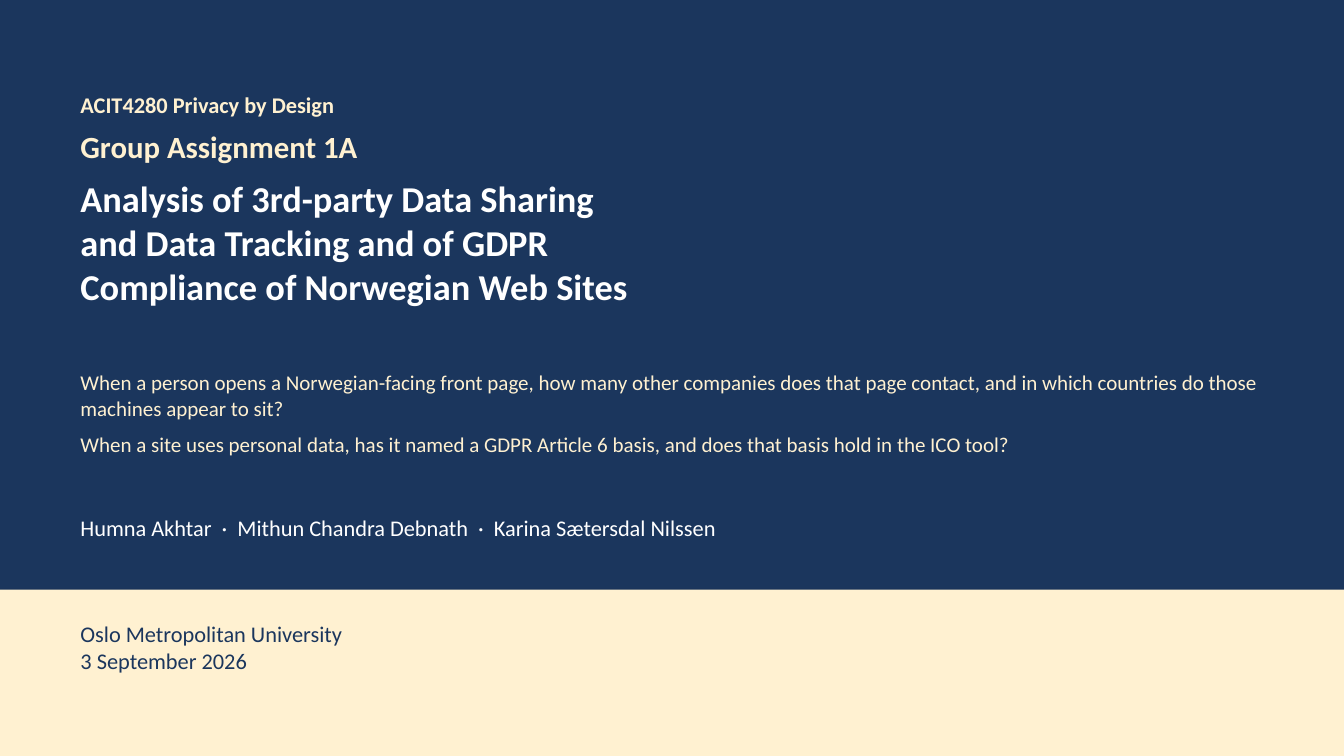
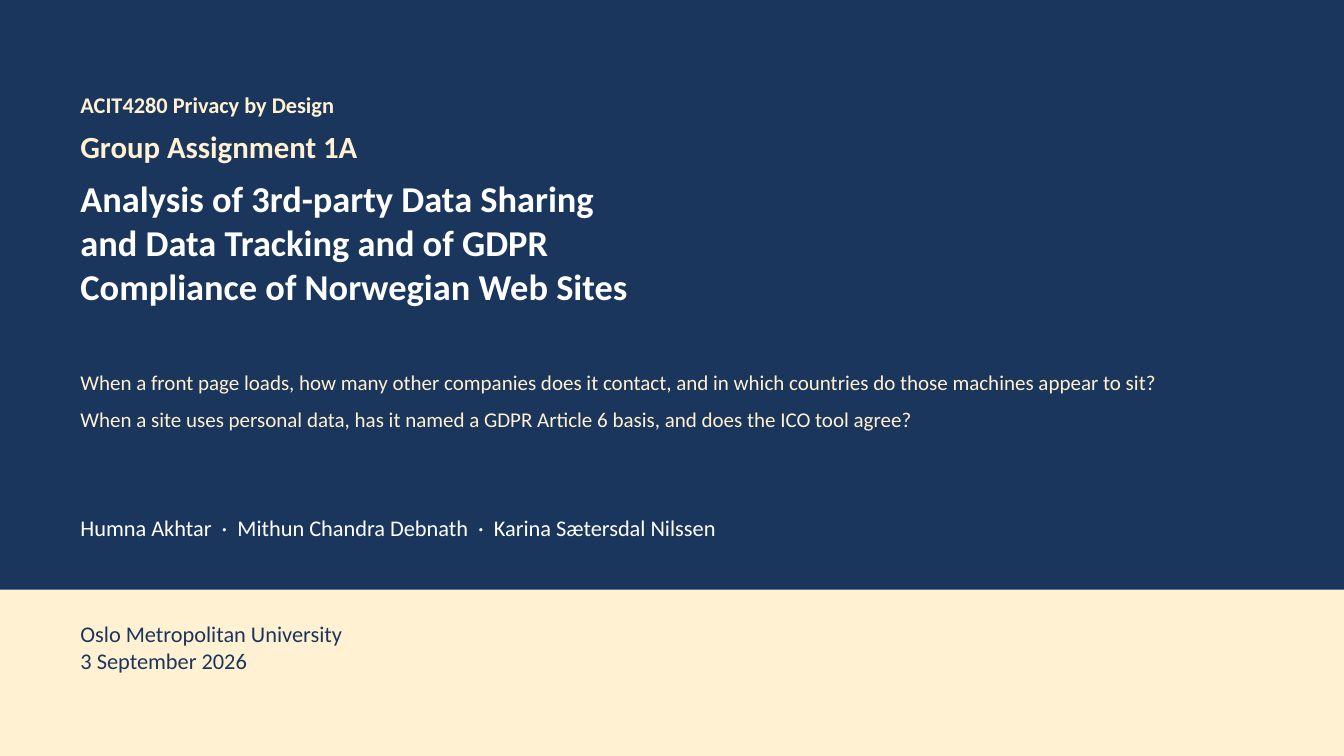
Before and after one commit to kasa031/Bacheloroppgave, a slide deck: slide 1 of ACIT4280_1A_presentation.pptx. Drawn at 1344x756 pixels with LibreOffice and Linux fonts; fonts in the diff are those of the drawing. Boxes give left, top, right and bottom in pixels: in the first picture for what was removed or moved away, otherwise in the second. Text is boxed around its words. In the diff, an @@ line names an element or a change of style, - is before the commit and + after.

```diff
--- a/ACIT4280_1A_presentation.pptx
+++ b/ACIT4280_1A_presentation.pptx
@@ text at bbox=[80, 375, 1156, 431]: text changed @@
-When a person opens a Norwegian-facing front page, how many other companies does that page contact, and in which countries do those machines appear to sit?
-When a site uses personal data, has it named a GDPR Article 6 basis, and does that basis hold in the ICO tool?
+When a front page loads, how many other companies does it contact, and in which countries do those machines appear to sit?
+When a site uses personal data, has it named a GDPR Article 6 basis, and does the ICO tool agree?
```
Also in this commit, not shown: 1 other slide changed, 5 other files.
